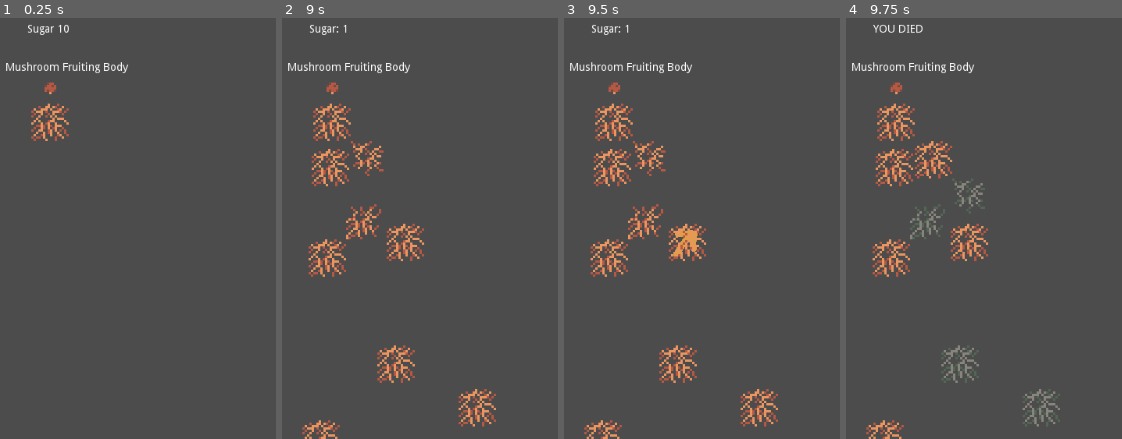
Above: before the commit, frames 1-4 (left to right).
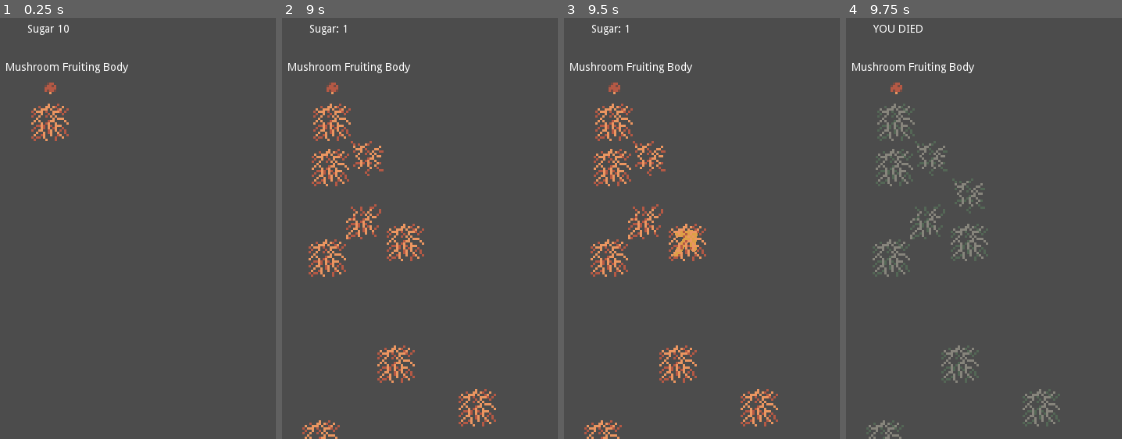
Above: after the commit, the same moments.

Repository: RoxT/rootroutes
Game: Godot game, scene res://RootTest.tscn
Two runs of this game, one before a commit and one after it. Both use one fixed random seed, a clock stepped at 60 frames per second and the inputs below.
Inputs (mouse positions are in pixels of both pictures, inside the frame that each line leads up to):
- Up to frame 1 (0.25 s): no input
- Up to frame 2 (9 s): tap Enter at 0.5, 2, 3.5 s; drag from (331, 119) to (outside the picture) at 0.52 s; tap Space at 1.25, 2.75, 4.25 s; drag from (331, 165) to (466, 300) at 1.27 s; move the mouse to (326, 257) at 2.02 s; click (326, 257) at 2.17 s; drag from (320, 438) to (331, 119) at 2.77 s; move the mouse to (outside the picture) at 3.52 s; click (outside the picture) at 3.67 s; drag from (370, 156) to (386, 89) at 4.27 s; move the mouse to (406, 241) at 5.02 s; click (406, 241) at 5.17 s; drag from (477, 405) to (326, 257) at 5.77 s; move the mouse to (outside the picture) at 6.52 s; click (outside the picture) at 6.67 s; drag from (364, 220) to (466, 300) at 7.27 s; move the mouse to (395, 363) at 8.02 s; click (395, 363) at 8.17 s; drag from (466, 300) to (370, 156) at 8.77 s
- Up to frame 3 (9.5 s): no input
- Up to frame 4 (9.75 s): move the mouse to (outside the picture) at 9.52 s; click (outside the picture) at 9.67 s

Frames 1-3 are identical in both runs. In frame 4, 3.2% of the frame differs, in the area x 7-52%, y 20-100%.

Commit message:
fixed bug of mature roots not dying

Diff:
--- a/RootRoutes/scripts/Button.gd
+++ b/RootRoutes/scripts/Button.gd
@@ -22,9 +22,10 @@
 			if c is Root:
 				c.die()
 		get_tree().paused = true
-	for c in get_children():
-		if c is Root:
-			c.tick()
+	else:
+		for c in get_children():
+			if c is Root:
+				c.tick()
 
 func _on_Root_hovered(root: Node2D):
 	if active_root:
Not shown, added: RootRoutes/textures/tree-big.png.import
